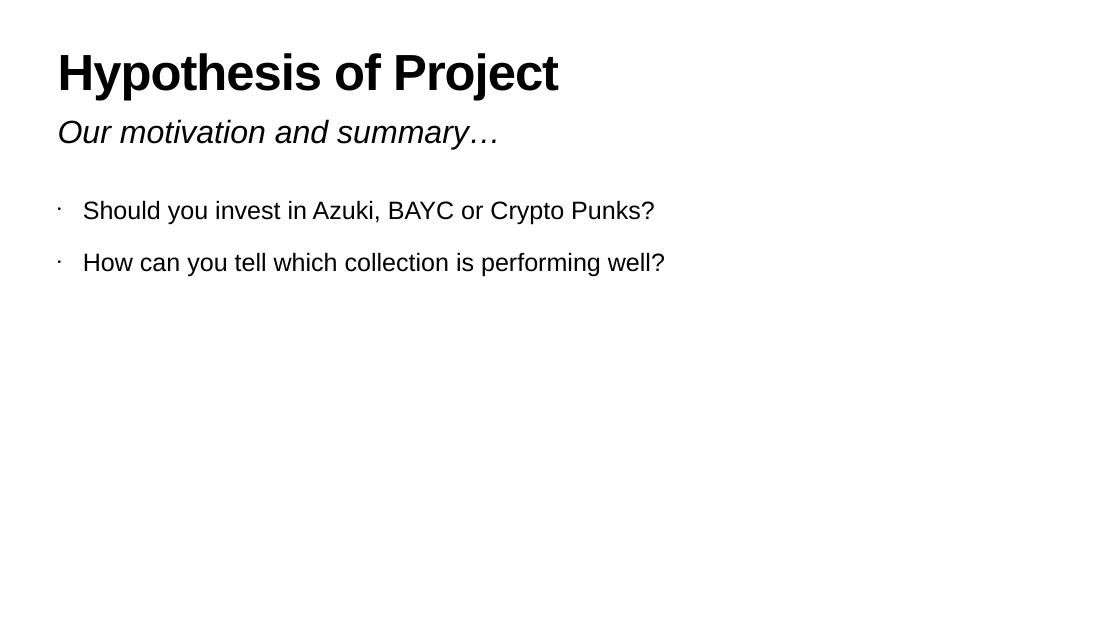
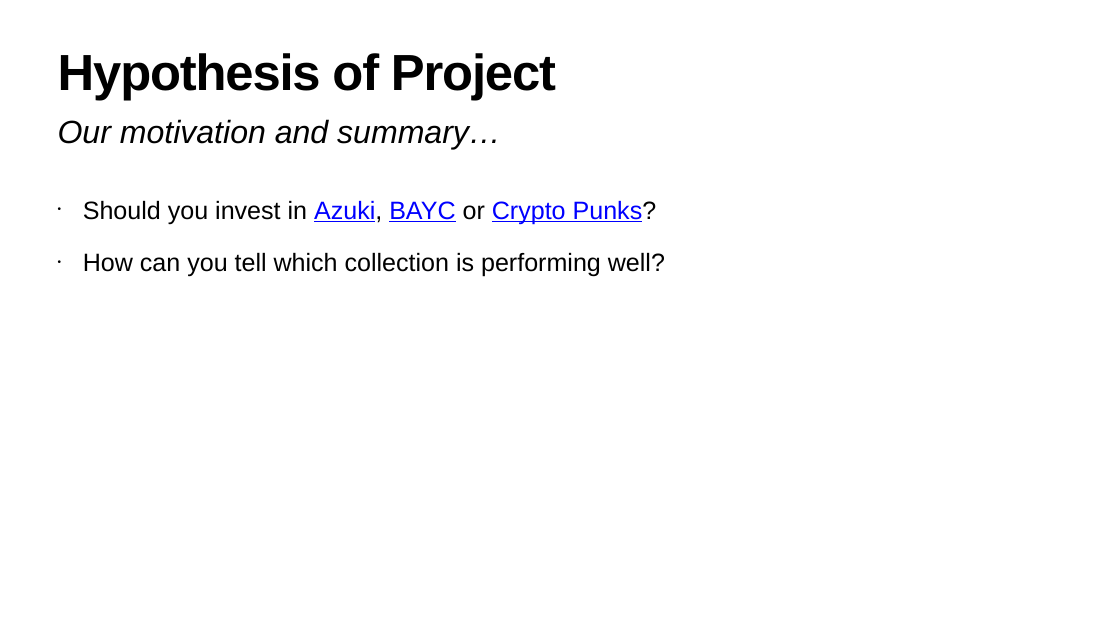
Before and after one commit to mmsaki/nft-trading-analysis, a slide deck: slide 5 of Fintech Group Presentation.pptx. Drawn at 1120x630 pixels with LibreOffice and Linux fonts; fonts in the diff are those of the drawing. Boxes give left, top, right and bottom in pixels: in the first picture for what was removed or moved away, otherwise in the second. Text is boxed around its words. In the diff, an @@ line names an element or a change of style, - is before the commit and + after.

```diff
--- a/Fintech Group Presentation.pptx
+++ b/Fintech Group Presentation.pptx
@@ title "Hypothesis of Project" at box(58, 53, 556, 101): letter spacing -1.7 to -2 pt @@
@@ text at box(83, 200, 657, 224): text colour #000000 to #0000FF, underline on in "Azuki, BAYC Crypto Punks?" @@
```
Also in this commit, not shown: 11 other slides changed, 1 slide removed.
